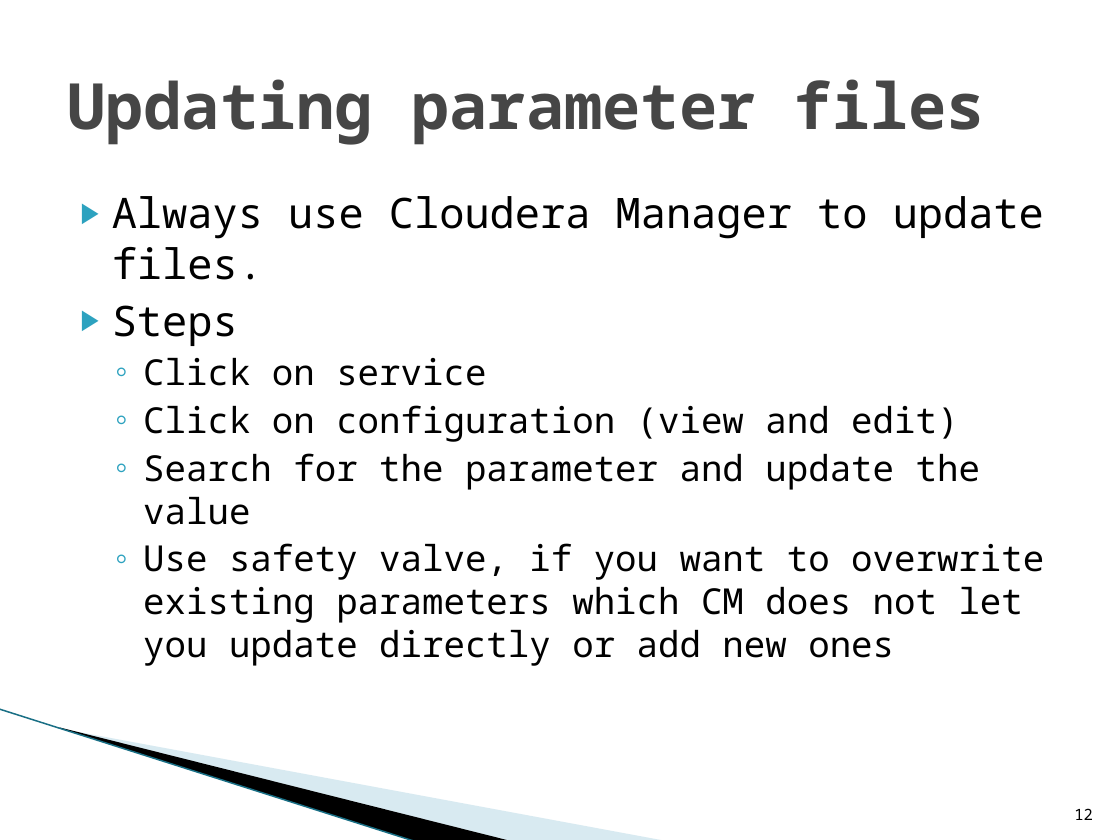
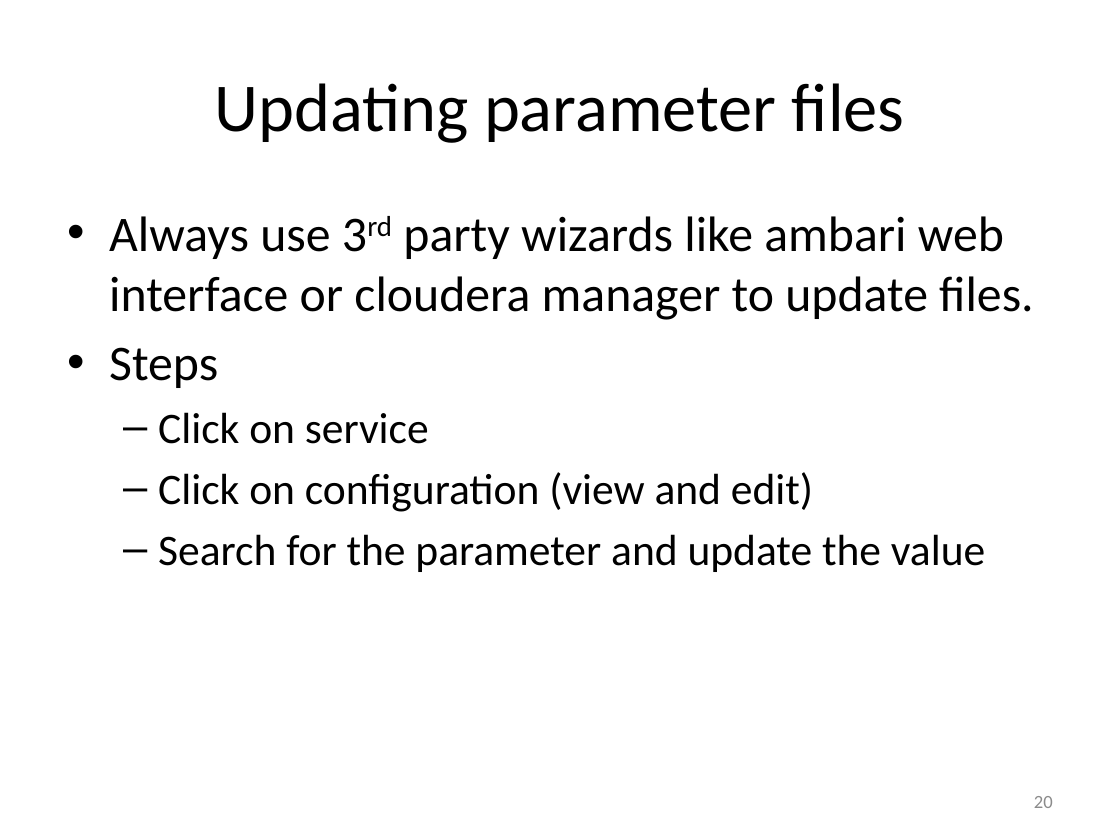
Before and after one commit to dgadiraju/code, a slide deck: slide 20 of hadoop/administration/cloudera/ppts/15DayToDayOperations.pptx (slide 12 before the commit). Drawn at 1120x840 pixels with LibreOffice and Linux fonts; fonts in the diff are those of the drawing; background and template pictures are left out. Boxes give left, top, right and bottom in pixels: in the first picture for what was removed or moved away, otherwise in the second. Text is boxed around its words. In the diff, an @@ line names an element or a change of style, - is before the commit and + after.

```diff
--- a/hadoop/administration/cloudera/ppts/15DayToDayOperations.pptx
+++ b/hadoop/administration/cloudera/ppts/15DayToDayOperations.pptx
@@ title "Updating parameter files" at bbox=[214, 83, 905, 143]: size 41 to 44 pt, font Noto Sans Mono to Calibri, text colour #464646 to #000000, bold off; alignment left to centre @@
@@ text "Always use 3rd party wizards ...": place and size @@
-text "Always use 3rd party wizards ..." at bbox=[112, 196, 1044, 666]
+text "Always use 3rd party wizards ..." at bbox=[109, 216, 1034, 572]
@@ text at bbox=[109, 216, 1034, 320]: text changed; size 27 to 32 pt; font Noto Sans Mono to Calibri @@
-▶ Always use Cloudera Manager to update files.
+• Always use 3rd party wizards like ambari web interface or cloudera manager to update files.
@@ text at bbox=[109, 347, 985, 572]: size 27 to 32 pt in "Steps"; font Noto Sans Mono to Calibri in "Steps", "Click on service", "Click on configuration (view and edit)", "Search for the parameter and update the ..."; size 23 to 28 pt in "Click on service", "Click on configuration (view and edit)", "Search for the parameter and update the ..."; bullet ▶ to •; more space between paragraphs; bullet ◦ to – @@
@@ text at bbox=[143, 543, 1044, 666]: paragraph removed @@
-  ◦ Use safety valve, if you want to overwrite existing parameters which CM does not let you update directly or add new ones
@@ freeform shape removed at bbox=[87, 613, 553, 790] @@
@@ freeform shape removed at bbox=[0, 709, 459, 812] @@
@@ line removed from (0, 709) to (416, 840) @@
@@ page number added at bbox=[1034, 796, 1053, 808], 12 pt, text #8C8C8C @@
+20
@@ page number removed at bbox=[1074, 808, 1093, 820] @@
-12
```
Also in this commit, not shown: 10 other slides changed, 11 slides added, 3 slides removed, 25 other files.
